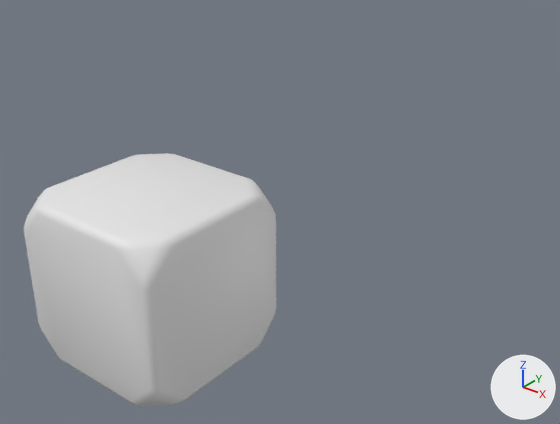
Renders of the Blender file Untitled.blend from each side of a commit.
One viewpoint serves both versions: a 50 mm lens placed at (5.89, -5.11, 4.46), pointed at (-0.3, 2.63, -0.34). Arrows for +X, +Y and +Z are at lower right; the lights stay in place. The picture after the commit comes second.
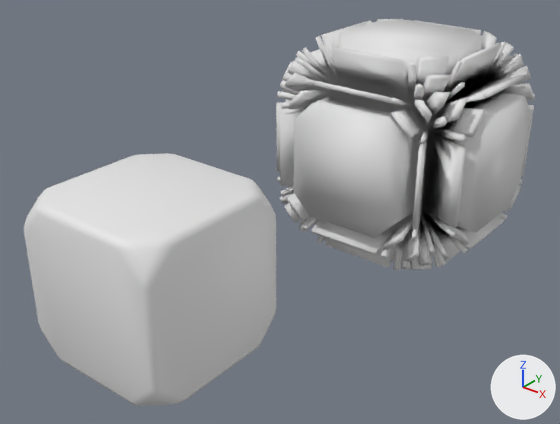
Commit message: Änderungen an "Untitled.blend"

Location of each change, (x1, y1, x2, y2) in pixels of the pictures (560 x 424 px):
'Cube.001', added
    after: (276, 19, 535, 270)

The change, as a list of edits to the scene's bpy script:
```text
Add me_cube_001:
    me_cube_001.from_pydata(...)  # 816 vertices, 964 faces; spans x -1.71..1.71, y -1.71..1.71, z -1.71..1.71
    me_cube_001.polygons.foreach_set('use_smooth', [True] * 964)
Add ob_cube_001:
    ob_cube_001 = bpy.data.objects.new('Cube.001', me_cube_001)
    ob_cube_001.location = (0.0, 5.45, 0.0)
```
